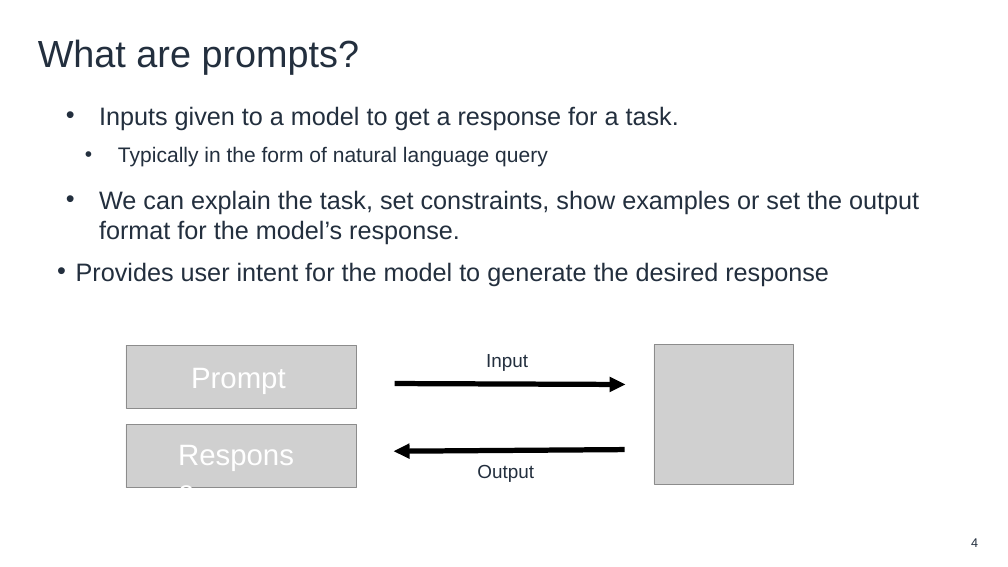
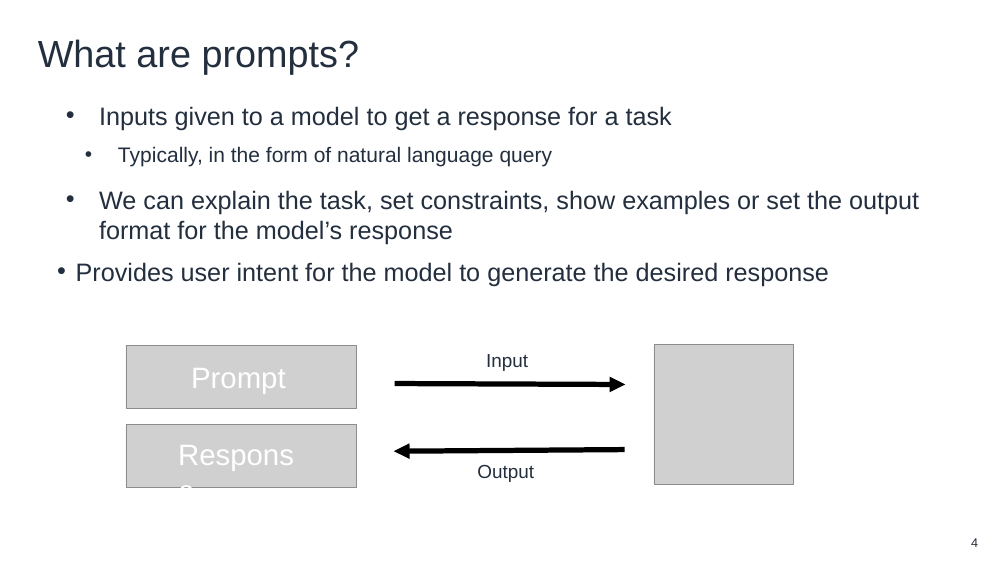
Before and after one commit to aws-samples/mlu-eep-generative-ai, a slide deck: slide 4 of Lessons/Lesson-3/Prompt Engineering.pptx. Drawn at 1008x567 pixels with LibreOffice and Linux fonts; fonts in the diff are those of the drawing; grey boxes stand for pictures; background and template pictures are left out. Boxes give left, top, right and bottom in pixels: in the first picture for what was removed or moved away, otherwise in the second. Text is boxed around its words. In the diff, an @@ line names an element or a change of style, - is before the commit and + after.

```diff
--- a/Lessons/Lesson-3/Prompt Engineering.pptx
+++ b/Lessons/Lesson-3/Prompt Engineering.pptx
@@ text at box(99, 106, 919, 245): text changed @@
-• Inputs given to a model to get a response for a task.
-  • Typically in the form of natural language query
-• We can explain the task, set constraints, show examples or set the output format for the model’s response.
+• Inputs given to a model to get a response for a task
+  • Typically, in the form of natural language query
+• We can explain the task, set constraints, show examples or set the output format for the model’s response
```
Also in this commit, not shown: 16 other slides changed, 16 other files.
